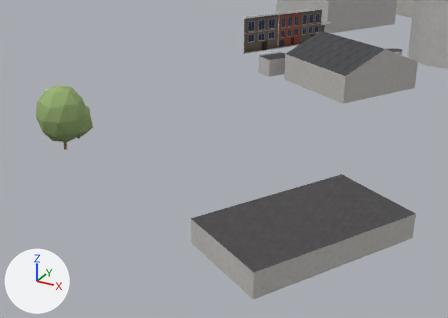
One commit to the glTF model viewer/districts/2030-haven/chunks/c_-10_-8.glb: the scene before it, then after it.
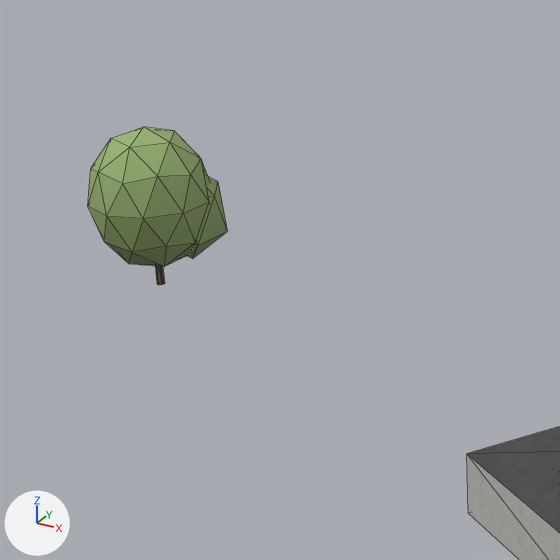
Each version appears first from a camera (50 mm lens) standing at (-2501.5, -2006.9, 33.2) and looking at (-2538.4, -1939.7, -0.4), and next in a close-up on the part from 0% to 51% of the width and 10% to 82% of the height. Arrows for +X, +Y and +Z are at lower left; the lights stay in place. The older version's two pictures come first. The close-ups show mesh edges as thin lines. Where no turn or scale is listed for an object, it has been applied to the vertices. Vertices at exactly the same position are counted once.

The older version as bpy lines, for what is in view:
```python
me_bldg_6008396719 = bpy.data.meshes.new('bldg_6008396719')
me_bldg_6008396719.from_pydata(...)  # 8 vertices, 8 faces; spans x -9.7..9.7, y -11.3..11.3, z -1.4..1.4
me_bldg_6008396719.materials.append(mat_wall_prefab_70s__v0)
me_bldg_6008396719_roof = bpy.data.meshes.new('bldg_6008396719_roof')
me_bldg_6008396719_roof.from_pydata(...)  # 4 vertices, 2 faces; spans x -9.7..9.7, y -11.3..11.3, z 0.0
me_bldg_6008396719_roof.materials.append(mat_roof_flat_3)
me_tree_round_1 = bpy.data.meshes.new('tree_round_1')
me_tree_round_1.from_pydata(...)  # 66 vertices, 120 faces; spans x -0.68..0.68, y -0.7..0.7, z -1.0..1.0
me_tree_round_1.materials.append(mat_tree_vc)
# before: 7 (-0.01, 0.03, 0.06), 8 (0.01, 0.02, 0.06), 14 (0.01, -0.02, 0.06), 20 (-0.01, -0.03, 0.06), 27 (-0.04, -0.02, 0.06)
# before: 29 (-0.04, 0.02, 0.06)
ob_bldg_6008396719 = bpy.data.objects.new('bldg_6008396719', me_bldg_6008396719)
ob_bldg_6008396719.location = (-2520.87, -1955.02, 1.53)
ob_bldg_6008396719_roof = bpy.data.objects.new('bldg_6008396719_roof', me_bldg_6008396719_roof)
ob_bldg_6008396719_roof.location = (-2520.87, -1955.02, 2.94)
ob_tree_4073 = bpy.data.objects.new('tree_4073', me_tree_round_1)
ob_tree_4073.parent = ob_trees__10__8
ob_tree_4073.location = (0.0686, -0.000862, 4.59)
ob_tree_4073.rotation_euler = (0.0, 0.0, -0.0126)  # degrees (0, 0, -0.7)
ob_tree_4073.scale = (4.86, 4.86, 4.59)
```
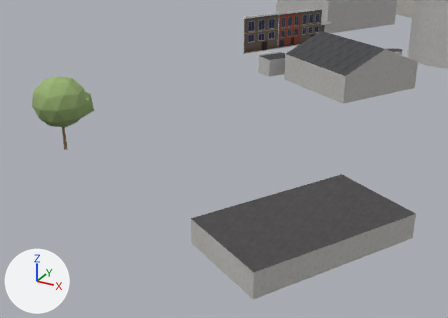
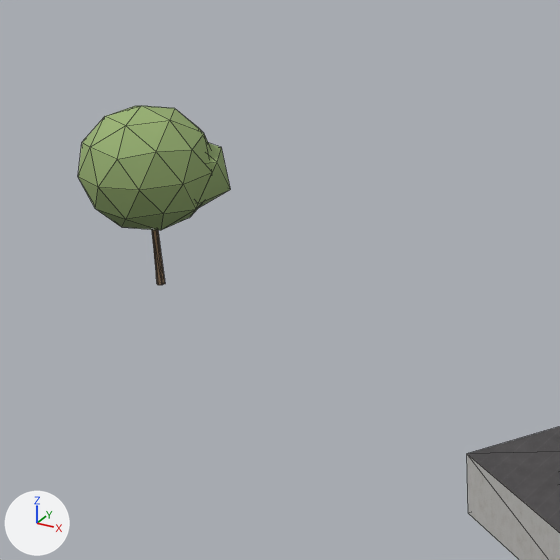
Location of each change, (x1, y1, x2, y2) in pixels of the close-ups (560 x 560 px; the box of a moved part takes in the faces that stretch with it):
'tree_4073', reshaped, moved, rescaled (10% wider, 13% taller): before (88, 127, 227, 285); after (78, 106, 231, 285)
part 1 of me_tree_round_1, moved or reshaped: before (88, 127, 210, 266); after (78, 106, 211, 230)
part 2 of me_tree_round_1, moved or reshaped: before (188, 176, 227, 259); after (198, 143, 231, 208)
part 3 of me_tree_round_1, moved or reshaped (mostly hidden before): before (155, 266, 165, 285); after (152, 230, 165, 285)

Edits to the bpy script that builds the scene:
```text
Change me_tree_round_1:
    used by ob_tree_4073; parent = ob_trees__10__8; location = (0.0686, -0.000862, 4.59); rotation_euler = (0.0, 0.0, -0.0126), in degrees (0, 0, -0.7); scale = (4.86, 4.86, 4.59)
    remove me_tree_round_1.from_pydata(...)  # 66 vertices, 120 faces; spans x -0.68..0.68, y -0.7..0.7, z -1.0..1.0
    add me_tree_round_1.from_pydata(...)  # 66 vertices, 120 faces; spans x -0.67..0.67, y -0.69..0.69, z -1.0..1.0
    me_tree_round_1 part 1: the loose piece of 42 vertices spanning x -0.68..0.65, y -0.7..0.7, z -0.76..1.0 is scaled about its middle by (0.989, 0.989, 0.767), then moved by (0.0, 0.0, 0.21)
    me_tree_round_1 part 2: the loose piece of 12 vertices spanning x -0.17..0.68, y -0.13..0.68, z -0.72..0.52 is scaled about its middle by (0.989, 0.989, 0.712), then moved by (0.0, 0.0, 0.32)
    me_tree_round_1 part 3
    add for i in [7, 8, 14, 20, 27, 29]: me_tree_round_1.vertices[i].co += Vector((0.0, 0.0, -0.35))
Change ob_tree_4073:
    ob_tree_4073.location: (0.0686, -0.000862, 4.59) -> (0.075, -0.000943, 5.17)
    ob_tree_4073.scale: (4.86, 4.86, 4.59) -> (5.37, 5.37, 5.17)
```
